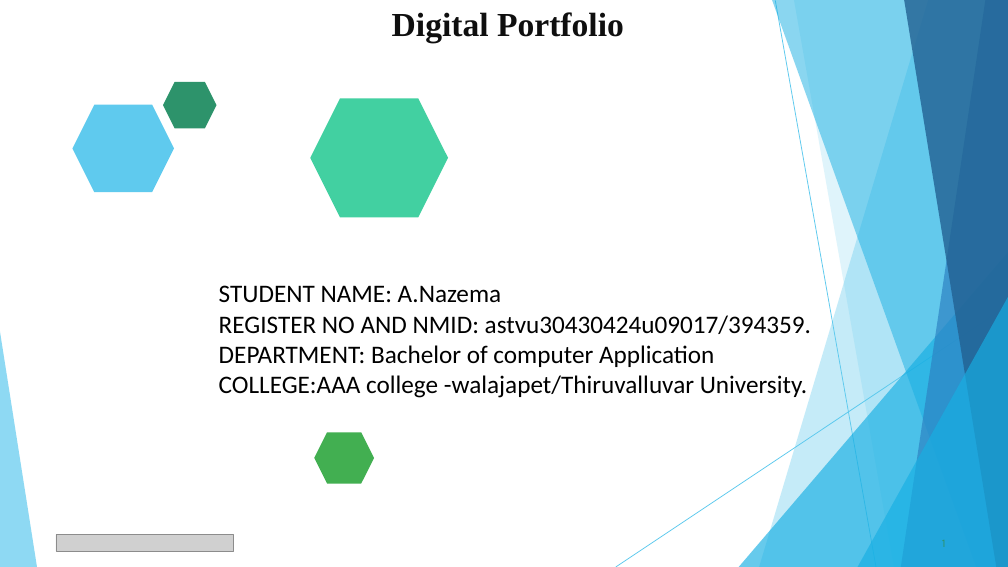
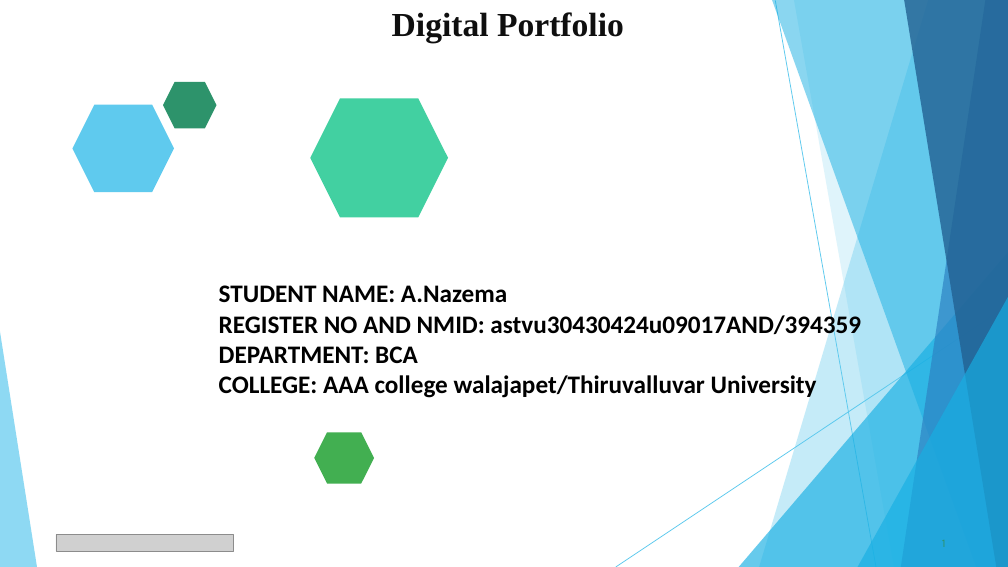
Before and after one commit to reshma225217/TNSDC-FWD-DigitalPortfoli, a slide deck: slide 1 of PPT FWD TNSDC 2025.pptx. Drawn at 1008x567 pixels with LibreOffice and Linux fonts; fonts in the diff are those of the drawing; grey boxes stand for pictures. Boxes give left, top, right and bottom in pixels: in the first picture for what was removed or moved away, otherwise in the second. Text is boxed around its words. In the diff, an @@ line names an element or a change of style, - is before the commit and + after.

Commit message:
Add files via upload

```diff
--- a/PPT FWD TNSDC 2025.pptx
+++ b/PPT FWD TNSDC 2025.pptx
@@ text at bbox=[219, 285, 507, 303]: bold on in "STUDENT NAME: A.Nazema" @@
@@ text at bbox=[219, 312, 861, 400]: text changed; bold on @@
-REGISTER NO AND NMID: astvu30430424u09017/394359.
-DEPARTMENT: Bachelor of computer Application
-COLLEGE:AAA college -walajapet/Thiruvalluvar University.
+REGISTER NO AND NMID: astvu30430424u09017AND/394359
+DEPARTMENT: BCA
+COLLEGE: AAA college walajapet/Thiruvalluvar University
```
Also in this commit, not shown: 8 other slides changed, 1 slide added, 1 slide removed.
